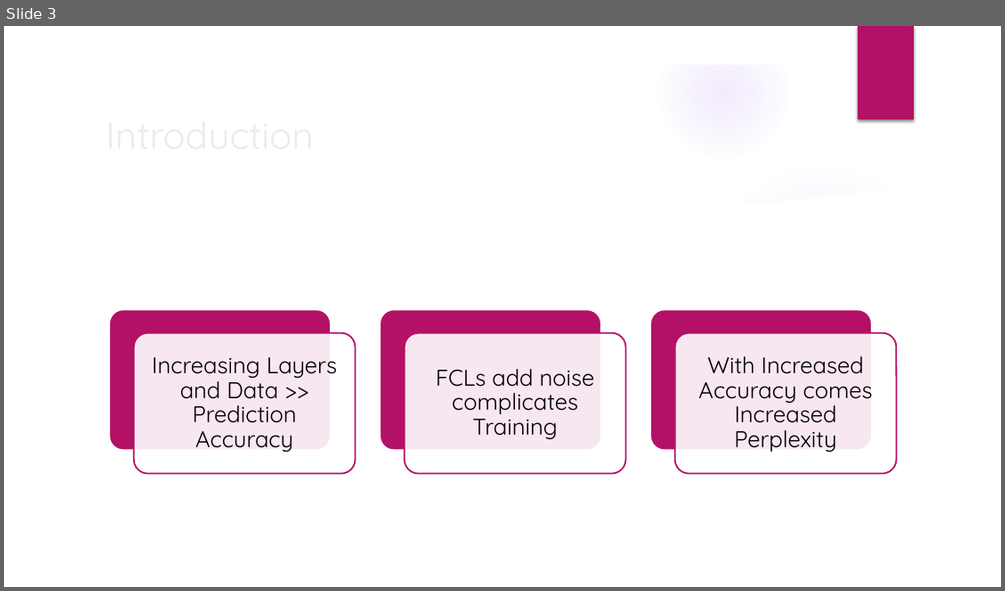
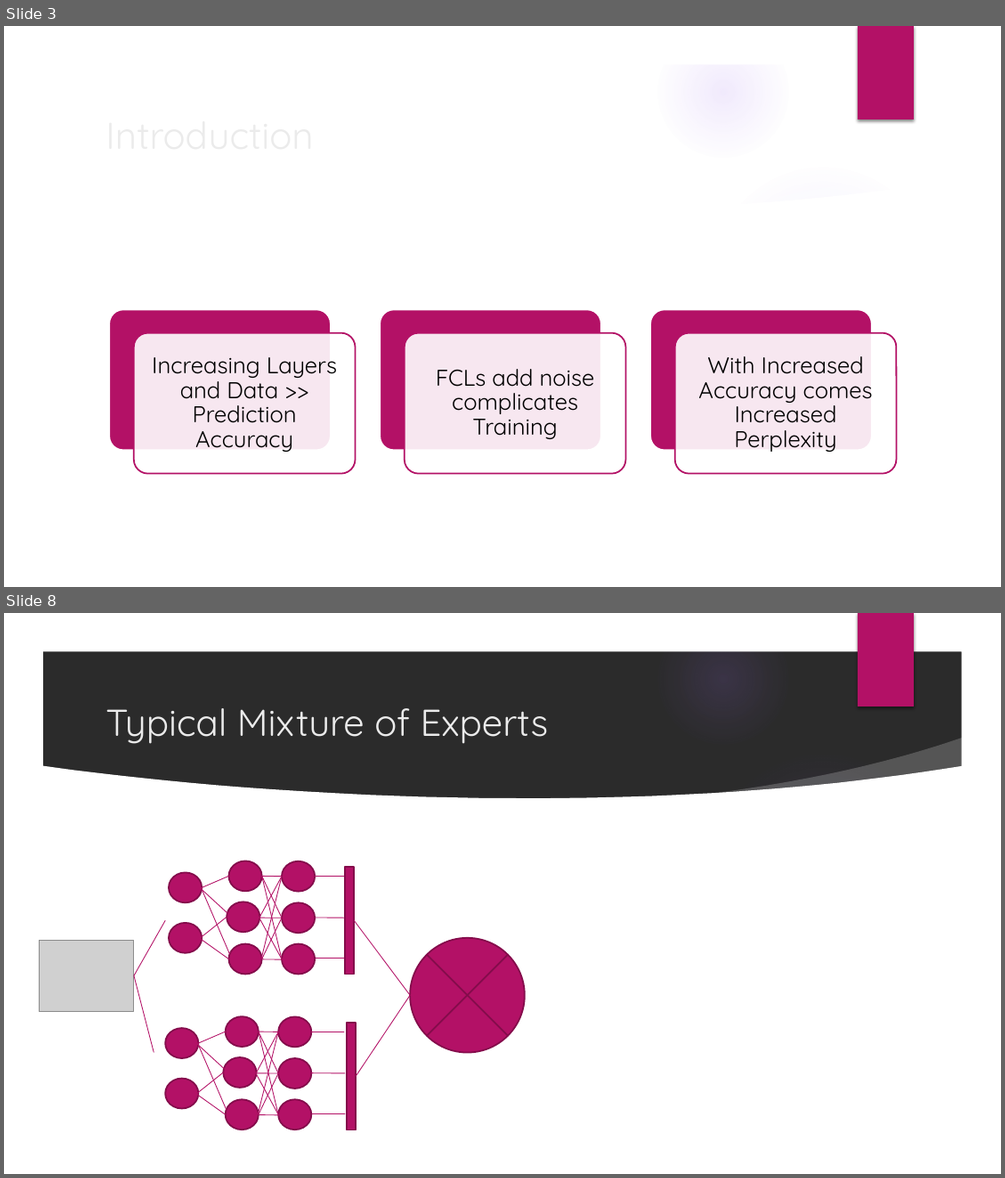
Before and after one commit to realdanielbyrne/tsneGatedMoE, a slide deck: PT-SNE Gated Mixture of Sparse Experts (PT-MoE).pptx. Shown one above the other, each under a label of ours: slide 3 before the commit, slides 3 and 8 after it; the slides between them are not shown. The pictures are 1005x591 and 1005x1178 pixels, drawn with LibreOffice and Linux fonts; fonts in the diff are those of the drawing; grey boxes stand for pictures; background and template pictures are left out; a plain dark background stands for a picture behind light text. Boxes give left, top, right and bottom in pixels: in the first picture for what was removed or moved away, otherwise in the second. Text is boxed around its words. In the diff, an @@ line names an element or a change of style, - is before the commit and + after.

```diff
--- a/PT-SNE Gated Mixture of Sparse Experts (PT-MoE).pptx
+++ b/PT-SNE Gated Mixture of Sparse Experts (PT-MoE).pptx
@@ slide 8 added at [4,613,1001,1174], background picture (left out); not listed: 9 template elements that a slide beside it also shows @@
@@ title added at [105,708,549,744], 36 pt, text #EBEBEB @@
+Typical Mixture of Experts
@@ rectangle added at [345,867,354,974], fill #B31166, outline #840D4B 1.5 pt @@
@@ line added from (134, 976) to (165, 920), #B31166 0.75 pt @@
@@ line added from (354, 920) to (410, 995), #B31166 0.75 pt @@
@@ picture added at [39,940,134,1011] @@
@@ group added at [169,860,348,973]: 17 lines, 8 ellipses @@
@@ flow chart summing junction added at [410,938,525,1052], fill #B31166, outline #840D4B 1.5 pt @@
@@ line added from (134, 976) to (154, 1052), #B31166 0.75 pt @@
@@ line added from (356, 1076) to (410, 995), #B31166 0.75 pt @@
@@ rectangle added at [347,1022,356,1130], fill #B31166, outline #840D4B 1.5 pt @@
@@ group added at [165,1016,345,1129]: 17 lines, 8 ellipses @@
```
Also in this commit, not shown: 5 slides changed, 6 other slides added, 1 slide removed.
